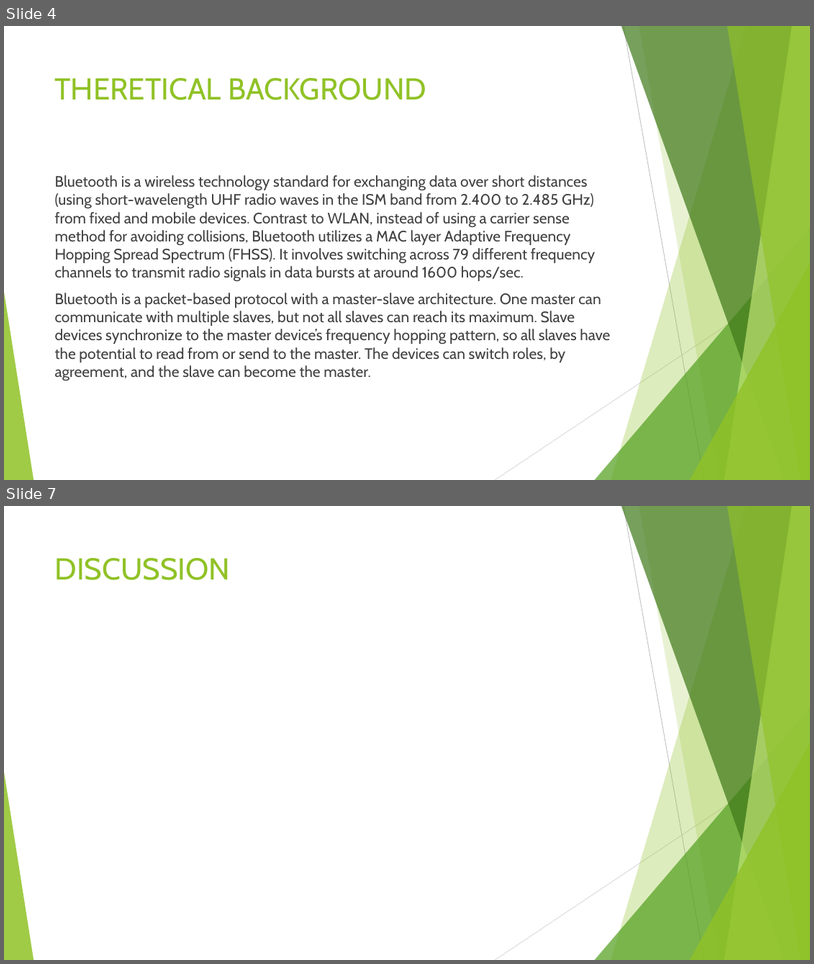
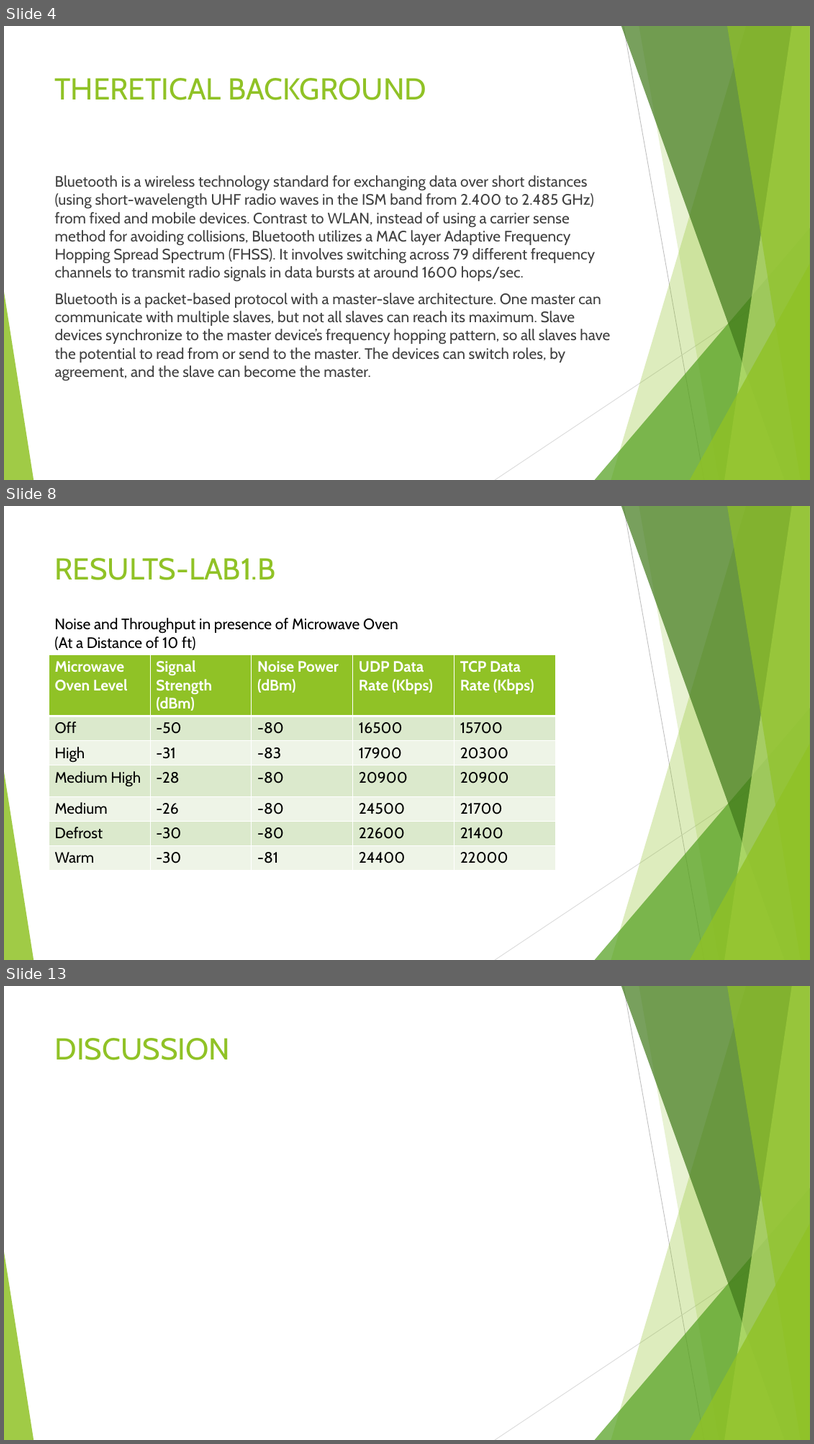
Before and after one commit to JenniferXYZ/cs-117, a slide deck: LAB REPORT.pptx. Shown one above the other, each under a label of ours: slides 4 and 7 before the commit, slides 4, 8 and 13 after it; the slides between them are not shown. The pictures are 814x964 and 814x1444 pixels, drawn with LibreOffice and Linux fonts; fonts in the diff are those of the drawing. Boxes give left, top, right and bottom in pixels: in the first picture for what was removed or moved away, otherwise in the second. Text is boxed around its words. In the diff, an @@ line names an element or a change of style, - is before the commit and + after.

```diff
--- a/LAB REPORT.pptx
+++ b/LAB REPORT.pptx
@@ slide 8 added at <box>4,506,810,960</box>, background #FFFFFF; not listed: 10 template elements that a slide beside it also shows @@
@@ title added at <box>55,558,276,580</box>, 36 pt, text #90C226 @@
+RESULTS-LAB1.B
@@ text added at <box>54,618,399,650</box>, 18 pt, text #000000 @@
+Noise and Throughput in presence of Microwave Oven (At a Distance of 10 ft)
@@ table added at <box>49,654,557,867</box>, 7 rows, 5 columns @@
+Microwave Oven Level | Signal Strength (dBm) | Noise Power (dBm) | UDP Data Rate (Kbps) | TCP Data Rate (Kbps)
+Off | -50 | -80 | 16500 | 15700
+High | -31 | -83 | 17900 | 20300
+Medium High | -28 | -80 | 20900 | 20900
+Medium | -26 | -80 | 24500 | 21700
+Defrost | -30 | -80 | 22600 | 21400
+Warm | -30 | -81 | 24400 | 22000
@@ what was slide 7 is now slide 13 @@
```
Also in this commit, not shown: 1 slide changed, 6 other slides added, 1 slide removed.
